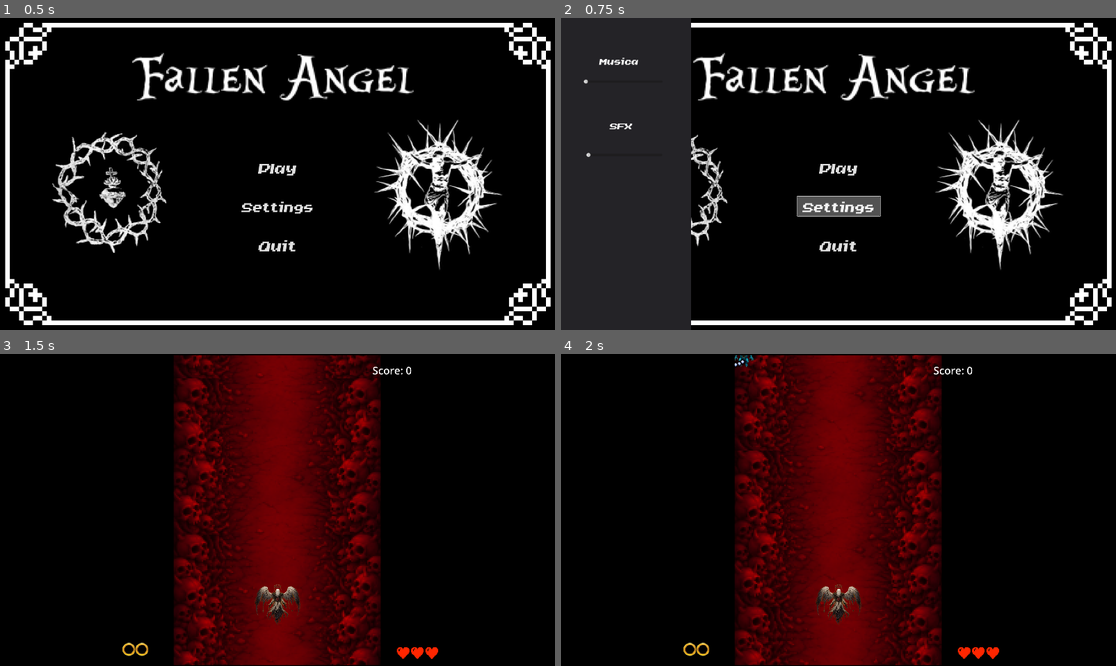
Above: before the commit, frames 1-4 (two rows, left to right).
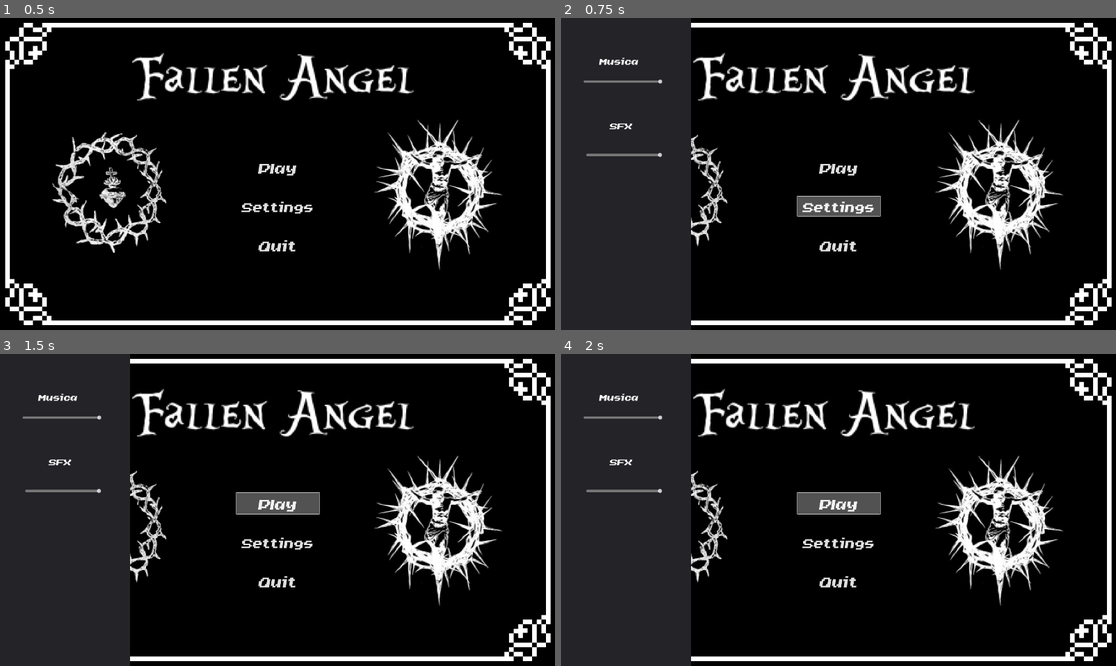
Above: after the commit, the same moments.

Repository: zero236789-sudo/Fallen-Angel
Game: Godot game, scene res://Scenes/Mainmenu.tscn
Same seed, same stepped clock (60 frames per second), same inputs: the game is played once before the commit and once after it. Sound files missing from this copy of the repository are replaced by a short silence.
Inputs:
- Up to frame 1 (0.5 s): no input
- Up to frame 2 (0.75 s): click "Settings" at 0.5 s
- Up to frame 3 (1.5 s): click "Play" at 1.25 s
- Up to frame 4 (2 s): no input

Frame 1 is identical in both runs. In frame 2, 0.2% of the frame differs, in the area x 4-19%, y 19-45%; in frame 3, 67%; in frame 4, 67%, in the area x 0-100%, y 0-100%.

Commit message:
musica

Diff:
--- a/Enemies/Angel.tscn
+++ b/Enemies/Angel.tscn
@@ -1,54 +1,67 @@
-[gd_scene format=3 uid="uid://vvx1thhhoqaf"]
+[gd_scene load_steps=6 format=3 uid="uid://vvx1thhhoqaf"]
 
 [ext_resource type="Script" uid="uid://ds75tmv5mdtpq" path="res://Scripts/Enemy1.gd" id="1_1kj8b"]
 [ext_resource type="PackedScene" uid="uid://6rpkf88xqu3y" path="res://Scenes/AngelBullet.tscn" id="2_1kj8b"]
 [ext_resource type="Texture2D" uid="uid://orc5tsoflwl3" path="res://angel.png" id="3_1kj8b"]
+[ext_resource type="AudioStream" uid="uid://ysagmciyll43" path="res://music/magiaz-magical_flying_fairy-451622.mp3" id="4_g82fw"]
 
 [sub_resource type="RectangleShape2D" id="RectangleShape2D_jj670"]
 size = Vector2(756, 505)
 
-[node name="Skull" type="CharacterBody2D" unique_id=1137942806 groups=["Enemies"]]
+[node name="Skull" type="CharacterBody2D" groups=["Enemies"]]
 script = ExtResource("1_1kj8b")
 bullet_scene = ExtResource("2_1kj8b")
+fire_rate = null
 bullets_per_shot = 1
+spread_angle = null
+aim_at_player = null
+max_health = null
+points = null
+arm_bullet_speed = null
+arm_fire_rate = null
 
-[node name="CollisionShape2D" type="CollisionShape2D" parent="." unique_id=1161267920]
+[node name="CollisionShape2D" type="CollisionShape2D" parent="."]
 position = Vector2(1, 1.5)
 shape = SubResource("RectangleShape2D_jj670")
 
-[node name="Sprite2D" type="Sprite2D" parent="." unique_id=257693415]
+[node name="Sprite2D" type="Sprite2D" parent="."]
 position = Vector2(-1, 2)
 texture = ExtResource("3_1kj8b")
 
-[node name="spawnpos4" type="Marker2D" parent="." unique_id=2114973058]
+[node name="spawnpos4" type="Marker2D" parent="."]
 position = Vector2(69, 45)
 
-[node name="spawnpos5" type="Marker2D" parent="." unique_id=116365845]
+[node name="spawnpos5" type="Marker2D" parent="."]
 position = Vector2(-81, 46)
 
-[node name="spawnpos6" type="Marker2D" parent="." unique_id=1779619810]
+[node name="spawnpos6" type="Marker2D" parent="."]
 position = Vector2(-71, -4)
 
-[node name="spawnpos9" type="Marker2D" parent="." unique_id=808618946]
+[node name="spawnpos9" type="Marker2D" parent="."]
 position = Vector2(75, -52)
 
-[node name="spawnpos8" type="Marker2D" parent="." unique_id=1703434520]
+[node name="spawnpos8" type="Marker2D" parent="."]
 position = Vector2(62, -8)
 
-[node name="spawnpos7" type="Marker2D" parent="." unique_id=828672386]
+[node name="spawnpos7" type="Marker2D" parent="."]
 position = Vector2(-87, -51)
 
-[node name="spawnpos2" type="Marker2D" parent="." unique_id=1795874722]
+[node name="spawnpos2" type="Marker2D" parent="."]
 position = Vector2(-28, 118)
 
-[node name="spawnpos" type="Marker2D" parent="." unique_id=796401978]
+[node name="spawnpos" type="Marker2D" parent="."]
 position = Vector2(-5, 62)
 
-[node name="spawnpos3" type="Marker2D" parent="." unique_id=1348534656]
+[node name="spawnpos3" type="Marker2D" parent="."]
 position = Vector2(18, 119)
 
-[node name="Muzzleflash" type="AnimationPlayer" parent="." unique_id=302606397]
+[node name="Muzzleflash" type="AnimationPlayer" parent="."]
 
-[node name="shootdelay" type="Timer" parent="." unique_id=1189166692 groups=["Player"]]
+[node name="shootdelay" type="Timer" parent="." groups=["Player"]]
 wait_time = 0.15
 one_shot = true
+
+[node name="EntrySFX" type="AudioStreamPlayer" parent="."]
+stream = ExtResource("4_g82fw")
+volume_db = -22.672
+bus = &"SFX"
--- a/Enemies/Spider.tscn
+++ b/Enemies/Spider.tscn
@@ -1,8 +1,9 @@
-[gd_scene load_steps=12 format=3 uid="uid://bo5l3132bxff2"]
+[gd_scene load_steps=13 format=3 uid="uid://bo5l3132bxff2"]
 
 [ext_resource type="Script" uid="uid://w648ystwlijo" path="res://Scripts/BasicEnemys.gd" id="1_jj670"]
 [ext_resource type="PackedScene" uid="uid://6rpkf88xqu3y" path="res://Scenes/AngelBullet.tscn" id="2_3f47e"]
 [ext_resource type="Texture2D" uid="uid://d5j2mmmn3xcb" path="res://Esbirro.png" id="3_3f47e"]
+[ext_resource type="AudioStream" uid="uid://dysvvevj3085m" path="res://music/8-bit_wet_creature_s_#2-1779719719100.mp3" id="4_h38at"]
 
 [sub_resource type="RectangleShape2D" id="RectangleShape2D_jj670"]
 size = Vector2(117, 120)
@@ -63,7 +64,6 @@
 bullet_scene = ExtResource("2_3f47e")
 points = 150
 
-
 [node name="CollisionShape2D" type="CollisionShape2D" parent="."]
 position = Vector2(0.5, 0)
 shape = SubResource("RectangleShape2D_jj670")
@@ -85,3 +85,8 @@
 [node name="shootdelay" type="Timer" parent="." groups=["Player"]]
 wait_time = 0.15
 one_shot = true
+
+[node name="EntrySFX" type="AudioStreamPlayer" parent="."]
+stream = ExtResource("4_h38at")
+volume_db = -22.672
+bus = &"SFX"
--- a/Enemies/spike_eye.tscn
+++ b/Enemies/spike_eye.tscn
@@ -1,12 +1,13 @@
-[gd_scene load_steps=10 format=3 uid="uid://cank3qa2fuhfl"]
+[gd_scene load_steps=11 format=3 uid="uid://cank3qa2fuhfl"]
 
-[ext_resource type="Script" path="res://Scripts/SpikeEye.gd" id="1_v2e8e"]
-[ext_resource type="PackedScene" uid="uid://b4sgrb07q48n6" path="res://Scenes/SpikeBullet.tscn" id="2_v2e8e"]
+[ext_resource type="Script" uid="uid://bkl6ble4xqt4q" path="res://Scripts/SpikeEye.gd" id="1_v2e8e"]
+[ext_resource type="PackedScene" uid="uid://cxlob7cq2hleh" path="res://Scenes/SpikeBullet.tscn" id="2_v2e8e"]
 [ext_resource type="Texture2D" uid="uid://blilxlo63phrs" path="res://Sprites/bolapincho6.png" id="3_eb5ij"]
 [ext_resource type="Texture2D" uid="uid://ciqcxknp87mxo" path="res://Sprites/bolapincho5.png" id="4_o8iv0"]
 [ext_resource type="Texture2D" uid="uid://c4s4uybp7l7ut" path="res://Sprites/bolapincho3.png" id="5_wlpfc"]
 [ext_resource type="Texture2D" uid="uid://co6c6gf85wej5" path="res://Sprites/bolapincho4.png" id="6_0l3if"]
 [ext_resource type="Texture2D" uid="uid://b7be8orbuq4bp" path="res://Sprites/bolapincho7.png" id="7_sdoig"]
+[ext_resource type="AudioStream" uid="uid://c4mu5hwr3mpui" path="res://music/8-bit_long-form_orga_#2-1779720699587.mp3" id="8_uafa5"]
 
 [sub_resource type="SpriteFrames" id="SpriteFrames_hbeph"]
 resource_local_to_scene = true
@@ -56,3 +57,8 @@
 shape = SubResource("CircleShape2D_oxpn2")
 
 [node name="AnimationPlayer" type="AnimationPlayer" parent="."]
+
+[node name="EntrySFX" type="AudioStreamPlayer" parent="."]
+stream = ExtResource("8_uafa5")
+volume_db = -22.672
+bus = &"SFX"
--- a/Enemies/trompetiti.tscn
+++ b/Enemies/trompetiti.tscn
@@ -1,9 +1,9 @@
-[gd_scene load_steps=12 format=3 uid="uid://csgk4j68edutf"]
+[gd_scene load_steps=13 format=3 uid="uid://csgk4j68edutf"]
 
 [ext_resource type="Script" uid="uid://bbgp0gd27vbi2" path="res://Scripts/trompetiti.gd" id="1_p3lyi"]
-
 [ext_resource type="PackedScene" uid="uid://2k6vg2yxr4dx" path="res://Scenes/trumpetist_bullet.tscn" id="2_m6ow6"]
 [ext_resource type="Texture2D" uid="uid://bclmq8q1baeby" path="res://Sprites/trompetiti.png" id="3_pg38a"]
+[ext_resource type="AudioStream" uid="uid://co1f8y25jx1uh" path="res://music/3-second_8-bit_melod_#2-1779720981565.mp3" id="4_m6ow6"]
 
 [sub_resource type="AtlasTexture" id="AtlasTexture_oxvdw"]
 atlas = ExtResource("3_pg38a")
@@ -78,3 +78,8 @@
 
 [node name="spawnpos" type="Marker2D" parent="."]
 position = Vector2(34, 50)
+
+[node name="EntrySFX" type="AudioStreamPlayer" parent="."]
+stream = ExtResource("4_m6ow6")
+volume_db = -22.672
+bus = &"SFX"
--- a/Enemies/trumpetist.tscn
+++ b/Enemies/trumpetist.tscn
@@ -1,8 +1,9 @@
-[gd_scene load_steps=11 format=3 uid="uid://ufelgdytsabu"]
+[gd_scene load_steps=12 format=3 uid="uid://ufelgdytsabu"]
 
 [ext_resource type="Texture2D" uid="uid://cwkpjtltkchso" path="res://Sprites/trumeptist.png" id="1_icb7t"]
 [ext_resource type="Script" uid="uid://bmyfx46gm3mma" path="res://Scripts/trumpetist.gd" id="1_uyrtp"]
 [ext_resource type="PackedScene" uid="uid://2k6vg2yxr4dx" path="res://Scenes/trumpetist_bullet.tscn" id="2_0hbmw"]
+[ext_resource type="AudioStream" uid="uid://cd2pwhkqrmwoo" path="res://music/3-second_dark_8-bit__#2-1779721417708.mp3" id="4_i4jmt"]
 
 [sub_resource type="AtlasTexture" id="AtlasTexture_uyrtp"]
 atlas = ExtResource("1_icb7t")
@@ -71,3 +72,8 @@
 
 [node name="spawnpos" type="Marker2D" parent="."]
 position = Vector2(51, 73)
+
+[node name="EntrySFX" type="AudioStreamPlayer" parent="."]
+stream = ExtResource("4_i4jmt")
+volume_db = -22.672
+bus = &"SFX"
--- a/Scenes/Explosion.tscn
+++ b/Scenes/Explosion.tscn
@@ -102,15 +102,15 @@
 "speed": 35.0
 }]
 
-[node name="Node2D" type="Node2D" unique_id=609281976]
+[node name="Node2D" type="Node2D"]
 script = ExtResource("1_mbc3v")
 
-[node name="AnimatedSprite2D" type="AnimatedSprite2D" parent="." unique_id=1619389068]
+[node name="AnimatedSprite2D" type="AnimatedSprite2D" parent="."]
 position = Vector2(-1.5258789e-05, -1.5258789e-05)
 scale = Vector2(25.84168, 25.841667)
 sprite_frames = SubResource("SpriteFrames_odb0j")
 frame = 17
 frame_progress = 1.0
 
-[node name="AudioStreamPlayer2D" type="AudioStreamPlayer2D" parent="." unique_id=1367260576]
+[node name="AudioStreamPlayer2D" type="AudioStreamPlayer2D" parent="."]
 autoplay = true
--- a/Scenes/Mainmenu.tscn
+++ b/Scenes/Mainmenu.tscn
@@ -6,11 +6,14 @@
 [ext_resource type="Texture2D" uid="uid://d0kd0vvvrtihu" path="res://Heart.jpg" id="3_28j1r"]
 [ext_resource type="Texture2D" uid="uid://bimjmasglpwa6" path="res://Crown.jpg" id="5_lsapa"]
 [ext_resource type="Texture2D" uid="uid://qg4uwnpqeiaa" path="res://Fallen Angel Titlepix.jpg" id="6_lsapa"]
+[ext_resource type="AudioStream" uid="uid://ccurid1w0cq4s" path="res://music/Crypt Cathedral.mp3" id="7_6a1r1"]
+[ext_resource type="AudioStream" uid="uid://whomaui5yhig" path="res://music/playsound.mp3" id="8_rgfan"]
+[ext_resource type="AudioStream" uid="uid://dhgkatxocq0n5" path="res://music/settings.mp3" id="9_xo3ka"]
 
 [sub_resource type="StyleBoxFlat" id="StyleBoxFlat_j1xha"]
 bg_color = Color(0.14117648, 0.13725491, 0.15294118, 1)
 
-[node name="Mainmenu" type="Control" unique_id=39014474]
+[node name="Mainmenu" type="Control"]
 layout_mode = 3
 anchors_preset = 15
 anchor_right = 1.0
@@ -19,7 +22,7 @@
 grow_vertical = 2
 script = ExtResource("1_mxk1q")
 
-[node name="ColorRect" type="ColorRect" parent="." unique_id=1945895740]
+[node name="ColorRect" type="ColorRect" parent="."]
 layout_mode = 1
 anchors_preset = 15
 anchor_right = 1.0
@@ -28,24 +31,24 @@
 grow_vertical = 2
 color = Color(0, 0, 0, 1)
 
-[node name="MainMenu" type="Sprite2D" parent="." unique_id=1058575435]
+[node name="MainMenu" type="Sprite2D" parent="."]
 position = Vector2(960.2222, 540)
 scale = Vector2(0.99814814, 0.99814814)
 texture = ExtResource("2_i27ks")
 
-[node name="Heart" type="Sprite2D" parent="." unique_id=549908654]
+[node name="Heart" type="Sprite2D" parent="."]
 position = Vector2(382.99997, 599)
 scale = Vector2(0.7036563, 0.7341197)
 texture = ExtResource("3_28j1r")
 
-[node name="CenterContainer" type="CenterContainer" parent="." unique_id=944550826]
+[node name="CenterContainer" type="CenterContainer" parent="."]
 layout_mode = 1
 anchors_preset = 10
 anchor_right = 1.0
 offset_bottom = 211.0
 grow_horizontal = 2
 
-[node name="CenterContainer2" type="CenterContainer" parent="." unique_id=2069871348]
+[node name="CenterContainer2" type="CenterContainer" parent="."]
 layout_mode = 1
 anchors_preset = 14
 anchor_top = 0.5
@@ -56,35 +59,35 @@
 grow_horizontal = 2
 grow_vertical = 2
 
-[node name="VBoxContainer" type="VBoxContainer" parent="CenterContainer2" unique_id=1915614110]
+[node name="VBoxContainer" type="VBoxContainer" parent="CenterContainer2"]
 layout_mode = 2
 theme_override_constants/separation = 65
 
-[node name="Play" type="Button" parent="CenterContainer2/VBoxContainer" unique_id=549698503]
+[node name="Play" type="Button" parent="CenterContainer2/VBoxContainer"]
 layout_mode = 2
 theme_override_fonts/font = ExtResource("1_e8kt5")
 theme_override_font_sizes/font_size = 55
 text = "Play"
 
-[node name="Settings" type="Button" parent="CenterContainer2/VBoxContainer" unique_id=918240376]
+[node name="Settings" type="Button" parent="CenterContainer2/VBoxContainer"]
 layout_mode = 2
 theme_override_fonts/font = ExtResource("1_e8kt5")
 theme_override_font_sizes/font_size = 50
 text = "Settings"
 
-[node name="Quit" type="Button" parent="CenterContainer2/VBoxContainer" unique_id=2145300306]
+[node name="Quit" type="Button" parent="CenterContainer2/VBoxContainer"]
 layout_mode = 2
 theme_override_fonts/font = ExtResource("1_e8kt5")
 theme_override_font_sizes/font_size = 55
 text = "Quit"
 
-[node name="SettingsPanel" type="Panel" parent="." unique_id=555664662]
+[node name="SettingsPanel" type="Panel" parent="."]
 layout_mode = 0
 offset_right = 449.0
 offset_bottom = 1083.0
 theme_override_styles/panel = SubResource("StyleBoxFlat_j1xha")
 
-[node name="Musica" type="Label" parent="SettingsPanel" unique_id=459110844]
+[node name="Musica" type="Label" parent="SettingsPanel"]
 layout_mode = 0
 offset_left = 133.0
 offset_top = 130.0
@@ -94,14 +97,16 @@
 theme_override_font_sizes/font_size = 35
 text = "Musica"
 
-[node name="MusicSlider" type="HSlider" parent="SettingsPanel" unique_id=218922362]
+[node name="MusicSlider" type="HSlider" parent="SettingsPanel"]
 layout_mode = 0
 offset_left = 78.0
 offset_top = 212.0
 offset_right = 351.0
 offset_bottom = 228.0
+step = 0.1
+value = 100.0
 
-[node name="SFX" type="Label" parent="SettingsPanel" unique_id=1254358421]
+[node name="SFX" type="Label" parent="SettingsPanel"]
 layout_mode = 0
 offset_left = 169.0
 offset_top = 353.0
@@ -111,19 +116,33 @@
 theme_override_font_sizes/font_size = 35
 text = "SFX"
 
-[node name="SFXSlider" type="HSlider" parent="SettingsPanel" unique_id=1108985884]
+[node name="SFXSlider" type="HSlider" parent="SettingsPanel"]
 layout_mode = 0
 offset_left = 87.0
 offset_top = 466.0
 offset_right = 350.0
 offset_bottom = 482.0
+value = 100.0
 
-[node name="Crown" type="Sprite2D" parent="." unique_id=81024476]
+[node name="Crown" type="Sprite2D" parent="."]
 position = Vector2(1513.0001, 612.00006)
 scale = Vector2(0.91799635, 0.91069865)
 texture = ExtResource("5_lsapa")
 
-[node name="FallenAngelTitlepix" type="Sprite2D" parent="." unique_id=1691499424]
+[node name="FallenAngelTitlepix" type="Sprite2D" parent="."]
 position = Vector2(944, 207)
 scale = Vector2(1.0517241, 1.0517242)
 texture = ExtResource("6_lsapa")
+
+[node name="MusicPlayer" type="AudioStreamPlayer" parent="."]
+stream = ExtResource("7_6a1r1")
+autoplay = true
+bus = &"Music"
+
+[node name="SFXPlay" type="AudioStreamPlayer" parent="."]
+stream = ExtResource("8_rgfan")
+bus = &"SFX"
+
+[node name="SFXSettings" type="AudioStreamPlayer" parent="."]
+stream = ExtResource("9_xo3ka")
+bus = &"SFX"
--- a/Scenes/game.tscn
+++ b/Scenes/game.tscn
@@ -14,6 +14,7 @@
 [ext_resource type="PackedScene" uid="uid://ufelgdytsabu" path="res://Enemies/trumpetist.tscn" id="11_o5yvi"]
 [ext_resource type="PackedScene" uid="uid://bo1ia4oej4ttp" path="res://Enemies/LilDemon.tscn" id="12_rku1e"]
 [ext_resource type="PackedScene" uid="uid://csgk4j68edutf" path="res://Enemies/trompetiti.tscn" id="13_rfjv2"]
+[ext_resource type="AudioStream" uid="uid://de8qfkvo2nsl8" path="res://music/vibedepot-sports-metal-background-536607.mp3" id="15_nb51f"]
 
 [sub_resource type="Animation" id="Animation_mucmn"]
 length = 0.001
@@ -812,3 +813,21 @@
 &"": SubResource("AnimationLibrary_85qyi")
 }
 autoplay = "trompetiti3"
+
+[node name="Skull2" parent="." instance=ExtResource("9_ldgsr")]
+position = Vector2(956, -600)
+collision_layer = 3
+collision_mask = 3
+bullets_per_shot = 3
+max_health = 1200
+
+[node name="AnimationPlayer" type="AnimationPlayer" parent="Skull2"]
+libraries = {
+&"": SubResource("AnimationLibrary_mucmn")
+}
+autoplay = "angel mini boss"
+
+[node name="BattleMusic" type="AudioStreamPlayer" parent="."]
+stream = ExtResource("15_nb51f")
+volume_db = -2.862
+bus = &"Music"
--- a/Scenes/player.tscn
+++ b/Scenes/player.tscn
@@ -1,35 +1,41 @@
-[gd_scene format=3 uid="uid://bg88xaf2p2gvc"]
+[gd_scene load_steps=6 format=3 uid="uid://bg88xaf2p2gvc"]
 
 [ext_resource type="Script" uid="uid://di7et0xmuqek0" path="res://Scripts/player.gd" id="1_cvnsp"]
 [ext_resource type="Texture2D" uid="uid://kto0dwc4opfh" path="res://ProtaPix.png" id="3_6t5aa"]
 [ext_resource type="PackedScene" uid="uid://dndpfw3qpag4y" path="res://Scenes/Explosion.tscn" id="3_vgqql"]
+[ext_resource type="AudioStream" uid="uid://hjmramcx2qv4" path="res://music/02.wav" id="4_vgqql"]
 
 [sub_resource type="CircleShape2D" id="CircleShape2D_6t5aa"]
 radius = 2.6666667
 
-[node name="Player" type="CharacterBody2D" unique_id=2023741301 groups=["player"]]
+[node name="Player" type="CharacterBody2D" groups=["player"]]
 scale = Vector2(1.5, 1.5)
 script = ExtResource("1_cvnsp")
 explosion_scene = ExtResource("3_vgqql")
 
-[node name="Spawnposition" type="Marker2D" parent="." unique_id=1491563108]
+[node name="Spawnposition" type="Marker2D" parent="."]
 position = Vector2(12.666666, -15.333327)
 
-[node name="Spawnposition2" type="Marker2D" parent="." unique_id=1982212960]
+[node name="Spawnposition2" type="Marker2D" parent="."]
 position = Vector2(-12.666668, -15.333327)
 
-[node name="Timer" type="Timer" parent="." unique_id=1149297742]
+[node name="Timer" type="Timer" parent="."]
 wait_time = 0.07
 one_shot = true
 
-[node name="Prota" type="Sprite2D" parent="." unique_id=350421043]
+[node name="Prota" type="Sprite2D" parent="."]
 position = Vector2(5.9604645e-08, 2.6666665)
 scale = Vector2(0.037451237, 0.036919605)
 texture = ExtResource("3_6t5aa")
 
-[node name="CollisionShape2D" type="CollisionShape2D" parent="." unique_id=1059234883]
+[node name="CollisionShape2D" type="CollisionShape2D" parent="."]
 position = Vector2(0, -2.6666667)
 scale = Vector2(0.5, 0.5)
 shape = SubResource("CircleShape2D_6t5aa")
 
+[node name="Bulletsound" type="AudioStreamPlayer" parent="."]
+stream = ExtResource("4_vgqql")
+volume_db = -22.214
+bus = &"SFX"
+
 [connection signal="timeout" from="Timer" to="." method="_on_timer_timeout"]
--- a/Scripts/BasicEnemys.gd
+++ b/Scripts/BasicEnemys.gd
@@ -6,6 +6,7 @@
 @export var aim_at_player: bool = true
 @export var max_health: int = 16
 @export var points: int = 300
+@onready var entry_sfx = get_node_or_null("EntrySFX")
 
 var current_health: int
 var player: Node2D
@@ -42,6 +43,8 @@
 		if not entered_screen:
 			entered_screen = true
 			start_point_timer()
+			if entry_sfx:
+				entry_sfx.play()
 	else:
 		if entered_screen and not is_dead:
 			stop_point_timer()
--- a/Scripts/Enemy1.gd
+++ b/Scripts/Enemy1.gd
@@ -13,6 +13,7 @@
 @export var points: int = 100
 @export var arm_bullet_speed: float = 350.0
 @export var arm_fire_rate: float = 0.08  # velocidad del loop del molinillo
+@onready var entry_sfx = get_node_or_null("EntrySFX")
 
 var current_health: int
 var player: Node2D
@@ -21,6 +22,7 @@
 var current_phase := 3
 var ring_angle := 0.0
 var arm_angle := 0.0
+var entered_screen: bool = false
 
 func _ready():
 	current_health = max_health
@@ -184,3 +186,11 @@
 	queue_free()
 func _on_particles_finished():
 	queue_free()
+
+
+
+func _on_visible_on_screen_notifier_2d_screen_entered() -> void:
+	if not entered_screen:
+		entered_screen = true
+		if entry_sfx:
+			entry_sfx.play()
--- a/Scripts/SpikeEye.gd
+++ b/Scripts/SpikeEye.gd
@@ -7,6 +7,7 @@
 @export var aim_at_player: bool = false   # No apunta, dispara en todas direcciones
 @export var max_health: int = 60          # Mucha vida (básico tiene 16)
 @export var points: int = 300             # Da más puntos por ser difícil
+@onready var entry_sfx = get_node_or_null("EntrySFX")
 
 var current_health: int
 var player: Node2D
@@ -43,6 +44,8 @@
 		if not entered_screen:
 			entered_screen = true
 			start_point_timer()
+			if entry_sfx:
+				entry_sfx.play()
 	else:
 		if entered_screen and not is_dead:
 			stop_point_timer()
--- a/Scripts/mainmenu.gd
+++ b/Scripts/mainmenu.gd
@@ -6,6 +6,8 @@
 @onready var settings_panel = $SettingsPanel
 @onready var music_slider = $SettingsPanel/MusicSlider
 @onready var sfx_slider = $SettingsPanel/SFXSlider
+@onready var sfx_play = $SFXPlay
+@onready var sfx_settings = $SFXSettings
 
 func _ready():
 	play_button.pressed.connect(_on_play)
@@ -13,13 +15,11 @@
 	settings_button.pressed.connect(_on_settings)
 	settings_panel.visible = false
 
-	var music_bus = AudioServer.get_bus_index("Music")
-	var sfx_bus = AudioServer.get_bus_index("SFX")
-	if music_bus != -1:
-		music_slider.value = db_to_linear(AudioServer.get_bus_volume_db(music_bus))
-	if sfx_bus != -1:
-		sfx_slider.value = db_to_linear(AudioServer.get_bus_volume_db(sfx_bus))
+	# Primero poner valores sin disparar señales
+	music_slider.value = 100.0
+	sfx_slider.value = 100.0
 
+	# Luego conectar
 	music_slider.value_changed.connect(_on_music_volume)
 	sfx_slider.value_changed.connect(_on_sfx_volume)
 
@@ -31,23 +31,35 @@
 		button.mouse_exited.connect(_on_button_unhover.bind(button))
 
 func _on_play() -> void:
+	sfx_play.play()
+	await sfx_play.finished
+	$MusicPlayer.stop()
 	get_tree().change_scene_to_file("res://Scenes/game.tscn")
 
 func _on_quit() -> void:
 	get_tree().quit()
 
 func _on_settings() -> void:
+	sfx_settings.play()
 	settings_panel.visible = !settings_panel.visible
 
 func _on_music_volume(value: float) -> void:
 	var bus = AudioServer.get_bus_index("Music")
 	if bus != -1:
-		AudioServer.set_bus_volume_db(bus, linear_to_db(value))
+		if value <= 0.0:
+			AudioServer.set_bus_mute(bus, true)
+		else:
+			AudioServer.set_bus_mute(bus, false)
+			AudioServer.set_bus_volume_db(bus, linear_to_db(value / 100.0))
 
 func _on_sfx_volume(value: float) -> void:
 	var bus = AudioServer.get_bus_index("SFX")
 	if bus != -1:
-		AudioServer.set_bus_volume_db(bus, linear_to_db(value))
+		if value <= 0.0:
+			AudioServer.set_bus_mute(bus, true)
+		else:
+			AudioServer.set_bus_mute(bus, false)
+			AudioServer.set_bus_volume_db(bus, linear_to_db(value / 100.0))
 
 func _on_button_hover(button: Button) -> void:
 	var tween = create_tween()
--- a/Scripts/player.gd
+++ b/Scripts/player.gd
@@ -5,6 +5,7 @@
 @export var speed: float = 400.0
 @export var bullet_scene: PackedScene
 @export var explosion_scene: PackedScene
+@onready var bullet_sound = $Bulletsound
 
 # --- Bombas ---
 @export var bomb_cooldown: float = 1.0
@@ -54,17 +55,16 @@
 	else:
 		velocity = Vector2.ZERO
 	move_and_slide()
-
 func _process(_delta):
-	# Disparo
-	if Input.is_action_pressed("shoot"):
+	# Disparo (ARREGLADO)
+	if Input.is_action_pressed("shoot") and can_shoot:
 		spawn_bullet()
 
 	# Bomba
 	if Input.is_action_just_pressed("bomb"):
 		use_bomb()
 
-	# Reinicio de nivel (mantener pulsado)
+	# Reinicio de nivel
 	if Input.is_action_pressed("reiniciar_nivel") and not reiniciando:
 		temporizador += _delta
 		if temporizador >= tiempo_reinicio:
@@ -136,14 +136,17 @@
 # -------------------------
 
 func spawn_bullet() -> void:
-	if can_shoot:
-		var spawns = [$Spawnposition, $Spawnposition2]
-		for sp in spawns:
-			var bullet = bullet_scene.instantiate()
-			bullet.global_position = sp.global_position
-			get_tree().current_scene.add_child(bullet)
-		can_shoot = false
-		$Timer.start()
+	var spawns = [$Spawnposition, $Spawnposition2]
+	for sp in spawns:
+		var bullet = bullet_scene.instantiate()
+		bullet.global_position = sp.global_position
+		get_tree().current_scene.add_child(bullet)
+
+	# 🔊 sonido
+	bullet_sound.play()
+
+	can_shoot = false
+	$Timer.start()
 
 func take_damage(amount: int) -> void:
 	if invincible:
--- a/Scripts/trompetiti.gd
+++ b/Scripts/trompetiti.gd
@@ -7,6 +7,7 @@
 @export var fire_rate: float = 0.5
 @export var max_health: int = 20          # Poca vida, tipo básico
 @export var points: int = 350
+@onready var entry_sfx = get_node_or_null("EntrySFX")
 
 # ─── Temporizador de puntos ──────────────────────────────────
 var points_current: int
@@ -47,6 +48,8 @@
 		if not entered_screen:
 			entered_screen = true
 			start_point_timer()
+			if entry_sfx:
+				entry_sfx.play()
 	else:
 		if entered_screen and not is_dead:
 			stop_point_timer()
--- a/Scripts/trumpetist.gd
+++ b/Scripts/trumpetist.gd
@@ -7,6 +7,7 @@
 @export var fire_rate: float = 0.4        # Dispara bastante rápido
 @export var max_health: int = 80
 @export var points: int = 1000
+@onready var entry_sfx = get_node_or_null("EntrySFX")
 
 # ─── Temporizador de puntos ──────────────────────────────────
 var points_current: int
@@ -47,6 +48,8 @@
 		if not entered_screen:
 			entered_screen = true
 			start_point_timer()
+			if entry_sfx:
+				entry_sfx.play()
 	else:
 		if entered_screen and not is_dead:
 			stop_point_timer()
--- /dev/null
+++ b/default_bus_layout.tres
@@ -0,0 +1,15 @@
+[gd_resource type="AudioBusLayout" format=3 uid="uid://cqrbmuuhscqld"]
+
+[resource]
+bus/1/name = &"Music"
+bus/1/solo = false
+bus/1/mute = false
+bus/1/bypass_fx = false
+bus/1/volume_db = 0.06726074
+bus/1/send = &"Master"
+bus/2/name = &"SFX"
+bus/2/solo = false
+bus/2/mute = false
+bus/2/bypass_fx = false
+bus/2/volume_db = 0.0
+bus/2/send = &"Master"
--- a/game.gd
+++ b/game.gd
@@ -1,9 +1,11 @@
 # GAME
 extends Node2D
+@onready var music = $BattleMusic
 
 func _ready():
 	await get_tree().process_frame
 	var boss = get_node_or_null("Skull")
+	music.play()
 	if boss == null:
 		return
 	# Ya no conectamos la barra, el HUD se encargará de eso
Not shown: 1 places in Scenes/Explosion.tscn that only renumber resources
Not shown: 1 places in Scenes/Mainmenu.tscn that only renumber resources
Not shown: 1 places in Scenes/game.tscn that only renumber resources
Not shown, added: music/02.wav.import
Not shown, added: music/3-second_8-bit_melod_#2-1779720981565.mp3.import
Not shown, added: music/3-second_dark_8-bit__#2-1779721417708.mp3.import
Not shown, added: music/8-bit_long-form_orga_#2-1779720699587.mp3.import
Not shown, added: music/8-bit_wet_creature_s_#2-1779719719100.mp3.import
Not shown, added: music/8-bit_wet_creature_s_#3-1779720123702.mp3.import
Not shown, added: music/Crypt Cathedral.mp3.import
Not shown, added: music/Shoot.wav.import
Not shown, added: music/freesound_community-medium-explosion-40472.mp3.import
(and 17 more such lines)
